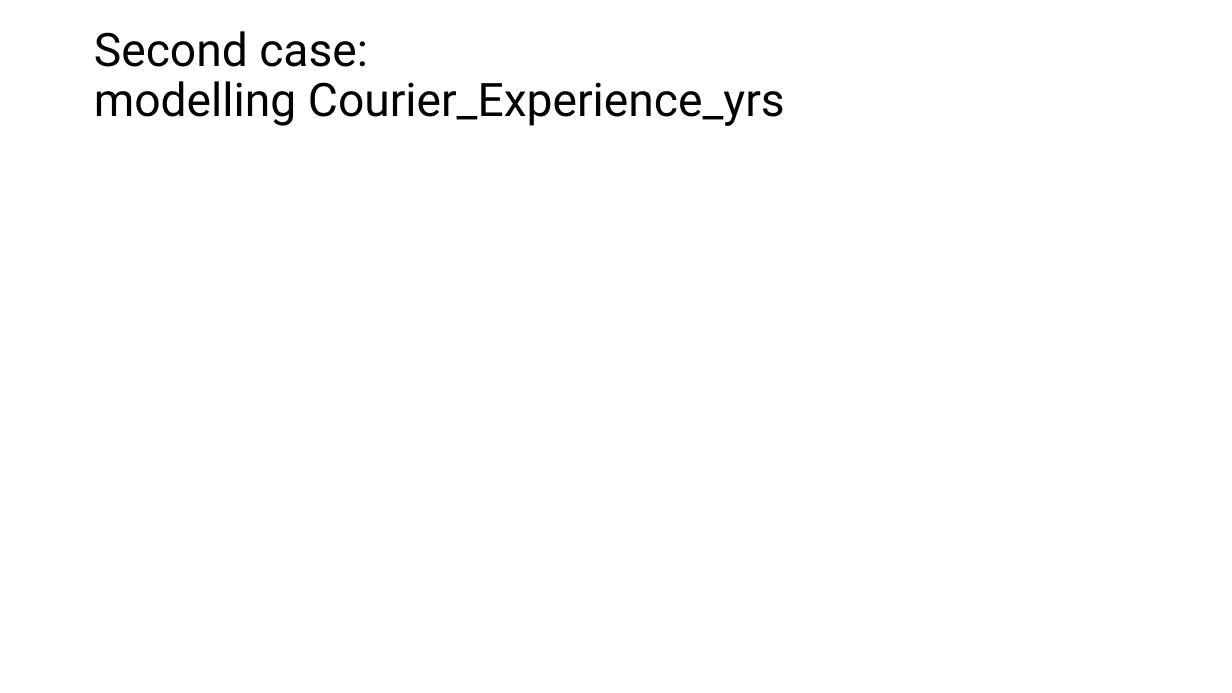
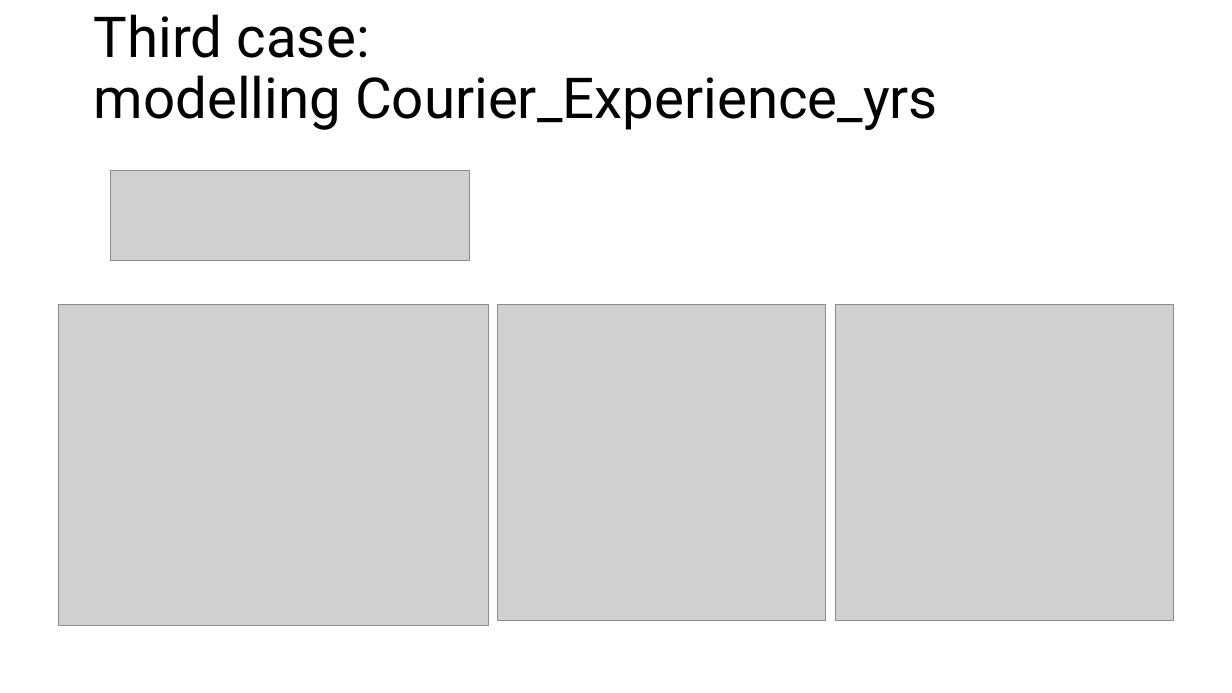
Before and after one commit to DanieleGotti/Food_Delivery_Time_Prediction, a slide deck: slide 10 of Presentazione_progetto.pptx. Drawn at 1232x693 pixels with LibreOffice and Linux fonts; fonts in the diff are those of the drawing; grey boxes stand for pictures. Boxes give left, top, right and bottom in pixels: in the first picture for what was removed or moved away, otherwise in the second. Text is boxed around its words. In the diff, an @@ line names an element or a change of style, - is before the commit and + after.

```diff
--- a/Presentazione_progetto.pptx
+++ b/Presentazione_progetto.pptx
@@ title at [94,14,938,130]: text changed; size 36 to 44 pt @@
-Second case:
-modelling Courier_Experience_yrs
+Third case:
+modelling Courier_Experience_yrs
@@ picture added at [111,171,470,262] @@
@@ picture added at [59,304,489,626] @@
@@ picture added at [498,304,826,620] @@
@@ picture added at [836,304,1174,620] @@
```
Also in this commit, not shown: 3 other slides changed, 4 slides added, 25 other files.
